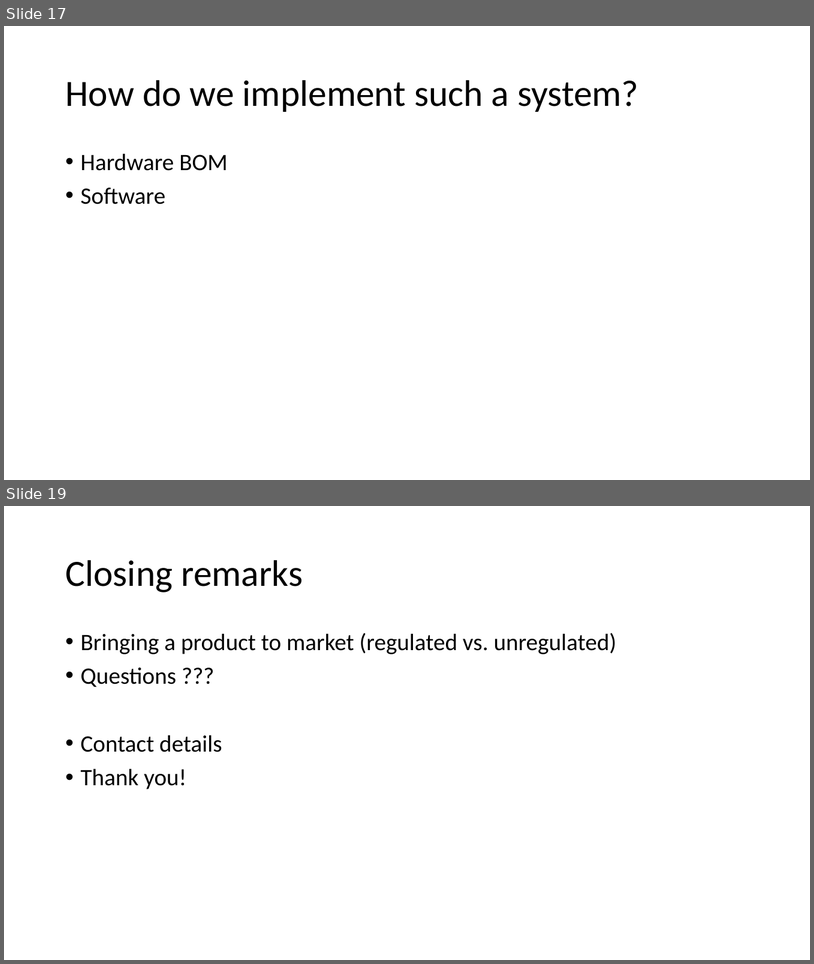
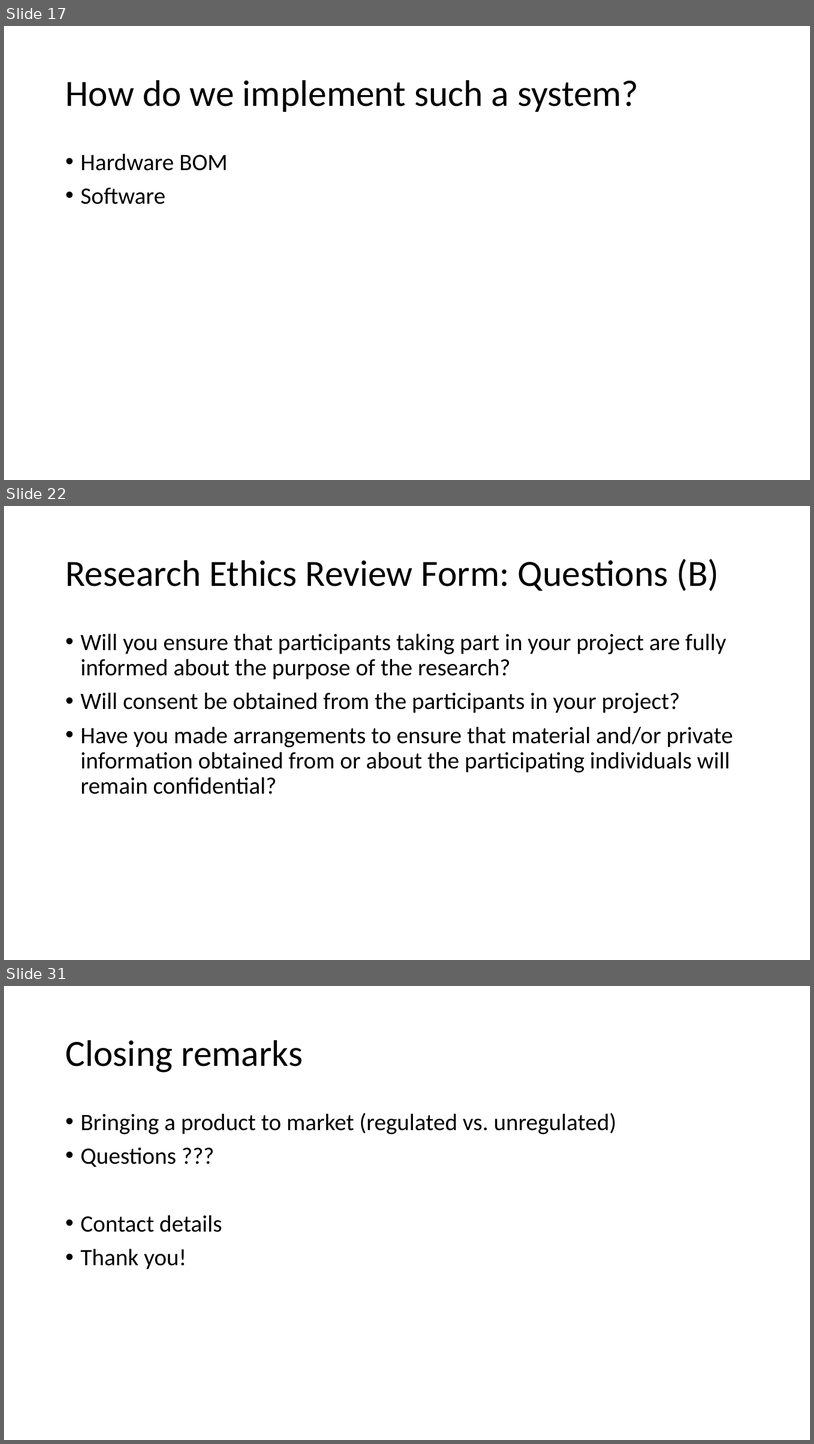
Before and after one commit to dsikar/pi-face-recognition, a slide deck: workshop/FaceRecognitionInTheWild-Presentation.pptx. Shown one above the other, each under a label of ours: slides 17 and 19 before the commit, slides 17, 22 and 31 after it; the slides between them are not shown. The pictures are 814x964 and 814x1444 pixels, drawn with LibreOffice and Linux fonts; fonts in the diff are those of the drawing. Boxes give left, top, right and bottom in pixels: in the first picture for what was removed or moved away, otherwise in the second. Text is boxed around its words. In the diff, an @@ line names an element or a change of style, - is before the commit and + after.

```diff
--- a/workshop/FaceRecognitionInTheWild-Presentation.pptx
+++ b/workshop/FaceRecognitionInTheWild-Presentation.pptx
@@ slide 22 added at bbox=[4, 506, 810, 960], background #FFFFFF @@
@@ title added at bbox=[65, 559, 720, 591], 44 pt, text #000000 @@
+Research Ethics Review Form: Questions (B)
@@ text added at bbox=[81, 633, 734, 794], 28 pt, text #000000 @@
+• Will you ensure that participants taking part in your project are fully informed about the purpose of the research?
+• Will consent be obtained from the participants in your project?
+• Have you made arrangements to ensure that material and/or private information obtained from or about the participating individuals will remain confidential?
@@ what was slide 19 is now slide 31 @@
```
Also in this commit, not shown: 4 slides changed, 11 other slides added.
